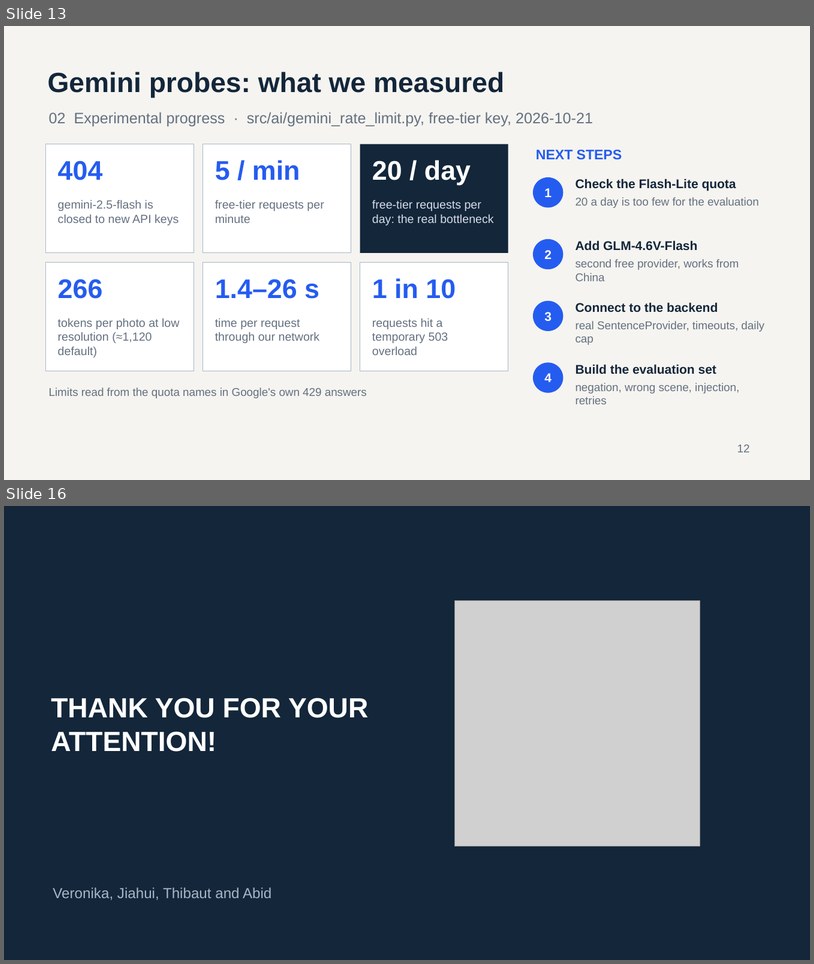
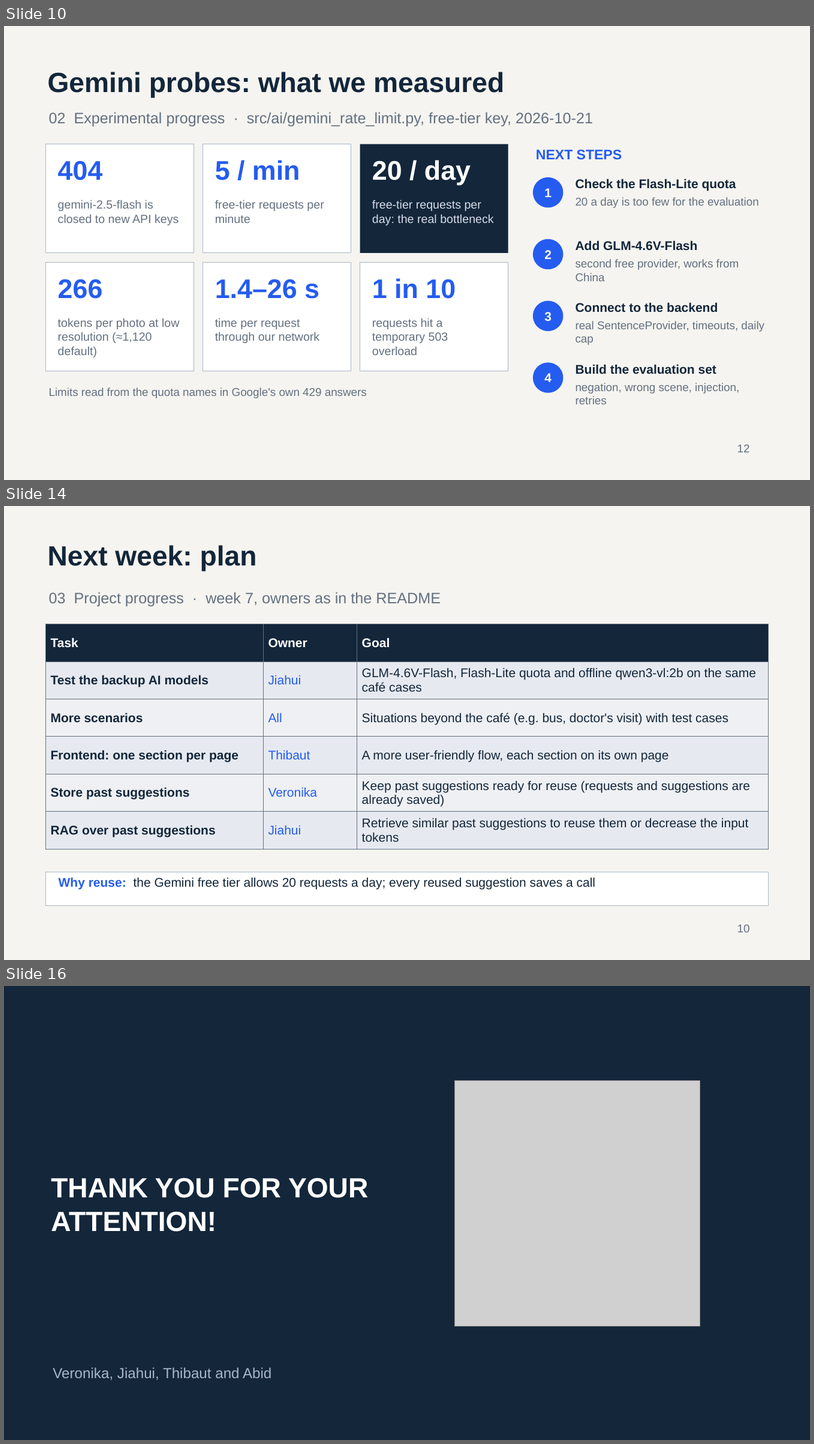
Before and after one commit to bhsei/26B, a slide deck: weekly-reports/W06/Weekly_Report_W06.pptx. Shown one above the other, each under a label of ours: slides 13 and 16 before the commit, slides 10, 14 and 16 after it; the slides between them are not shown. The pictures are 814x964 and 814x1444 pixels, drawn with LibreOffice and Linux fonts; fonts in the diff are those of the drawing; grey boxes stand for pictures. Boxes give left, top, right and bottom in pixels: in the first picture for what was removed or moved away, otherwise in the second. Text is boxed around its words. In the diff, an @@ line names an element or a change of style, - is before the commit and + after.

Commit message:
W9 - Weekly report W06; final presented version with the backend review, frontend and next-week slides from the team

```diff
--- a/weekly-reports/W06/Weekly_Report_W06.pptx
+++ b/weekly-reports/W06/Weekly_Report_W06.pptx
@@ slide 14 added at [4,506,810,960], background #F5F4F0 @@
@@ text added at [48,545,257,571], 33 pt, text #13263A, bold @@
+Next week: plan
@@ text added at [49,592,441,606], 18 pt, text #647080 @@
+03 Project progress · week 7, owners as in the README
@@ table added at [46,624,768,844], 6 rows, 3 columns @@
+Task | Owner | Goal
+Test the backup AI models | Jiahui | GLM-4.6V-Flash, Flash-Lite quota and offline qwen3-vl:2b on the same café cases
+More scenarios | All | Situations beyond the café (e.g. bus, doctor's visit) with test cases
+Frontend: one section per page | Thibaut | A more user-friendly flow, each section on its own page
+Store past suggestions | Veronika | Keep past suggestions ready for reuse (requests and suggestions are already saved)
+RAG over past suggestions | Jiahui | Retrieve similar past suggestions to reuse them or decrease the input tokens
@@ rectangle added at [46,872,768,905], fill #FFFFFF, outline #A8B6C7 0.75 pt @@
@@ text added at [59,877,596,889], 15 pt, text #13263A @@
+Why reuse: the Gemini free tier allows 20 requests a day; every reused suggestion saves a call
@@ text added at [738,924,750,932], 13.5 pt, text #647080 @@
+10
@@ what was slide 13 is now slide 10 @@
```
Also in this commit, not shown: 1 slide changed, 7 other slides added, 8 slides removed.
